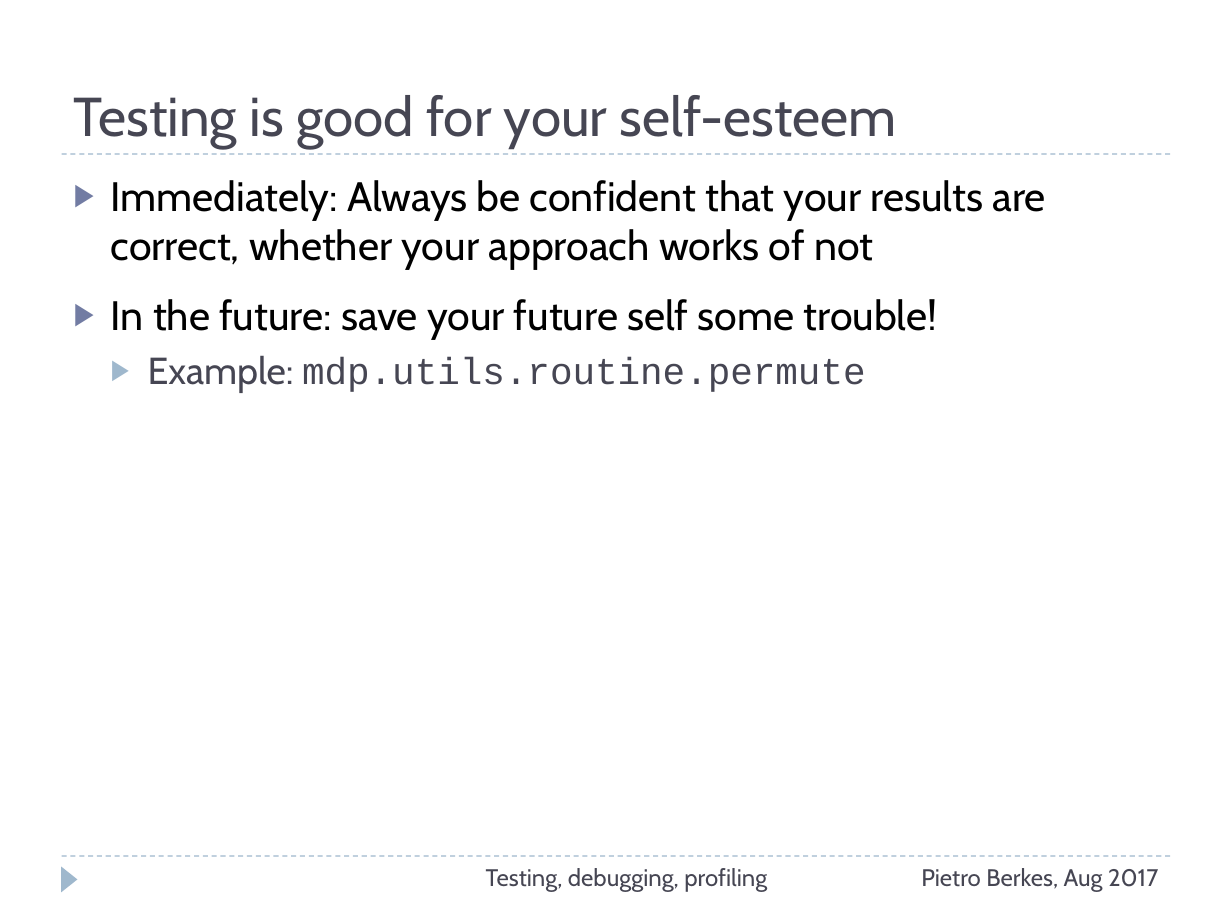
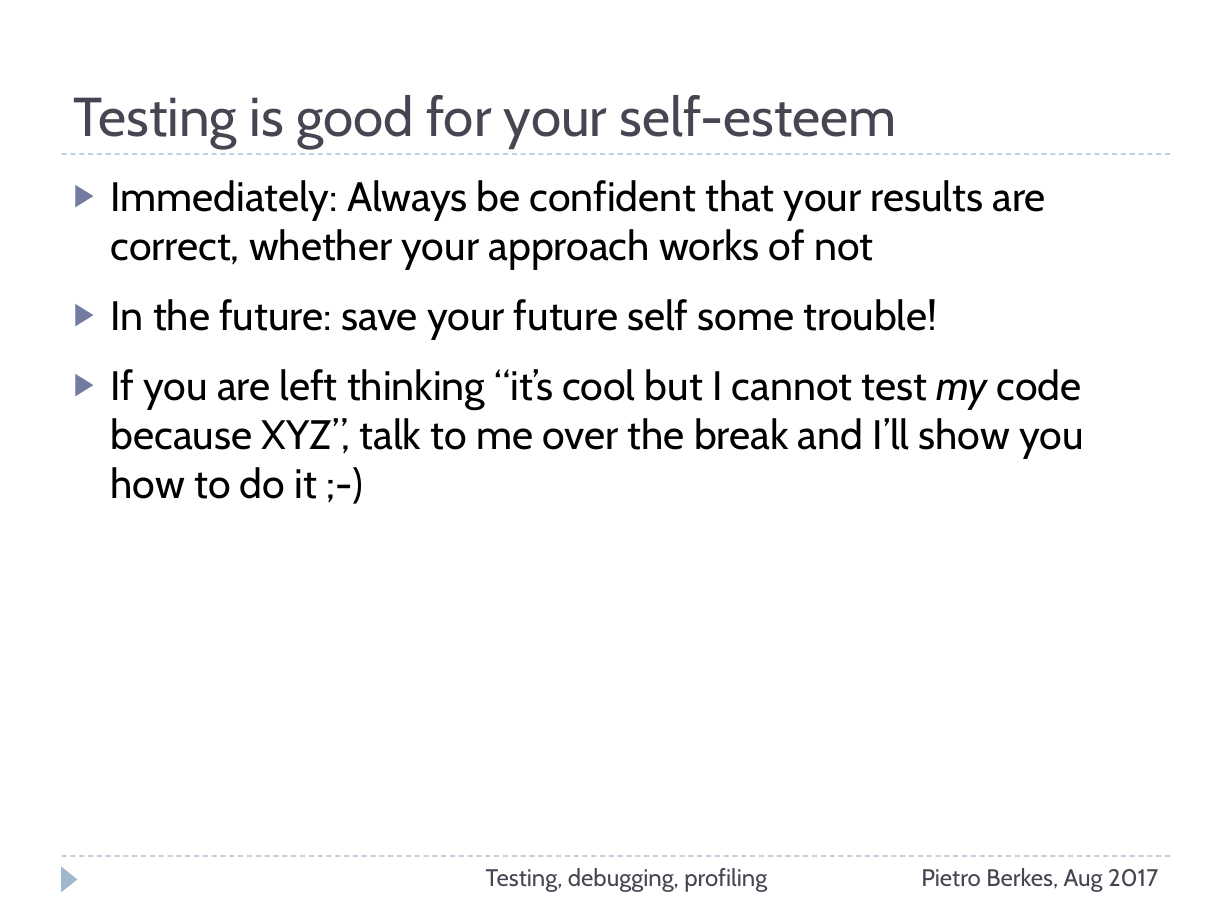
Before and after one commit to ASPP/testing_debugging_profiling, a slide deck: slide 52 of testing-debugging-profiling.pptx (slide 51 before the commit). Drawn at 1232x924 pixels with LibreOffice and Linux fonts; fonts in the diff are those of the drawing. Boxes give left, top, right and bottom in pixels: in the first picture for what was removed or moved away, otherwise in the second. Text is boxed around its words. In the diff, an @@ line names an element or a change of style, - is before the commit and + after.

```diff
--- a/testing-debugging-profiling.pptx
+++ b/testing-debugging-profiling.pptx
@@ text at bbox=[111, 369, 1083, 499]: text changed; size 22 to 24 pt; font Courier New to Cabin; text colour #464653 to #000000 @@
-  ▶ Example: mdp.utils.routine.permute
+▶ If you are left thinking “it’s cool but I cannot test my code because XYZ”, talk to me over the break and I’ll show you how to do it ;-)
```
Also in this commit, not shown: 3 other slides changed, 1 slide added, 2 other files.
